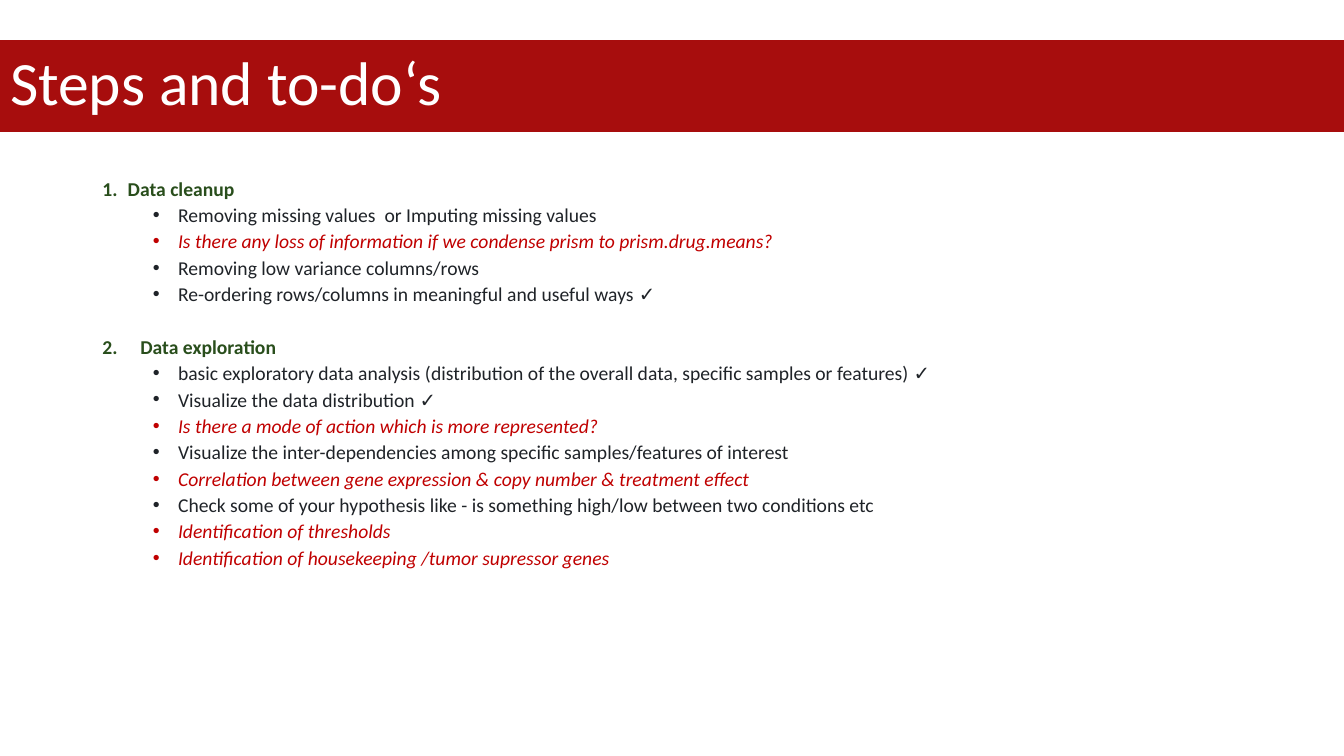
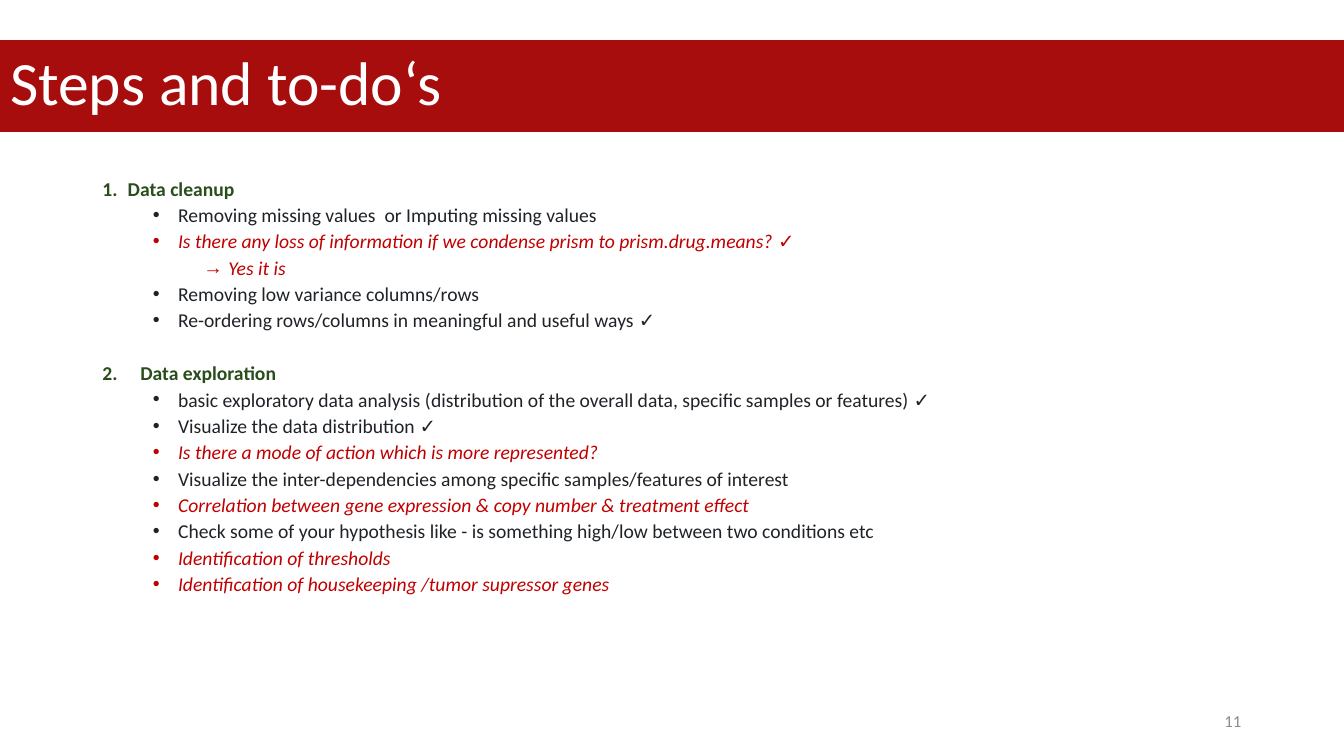
Before and after one commit to datascience-mobi-2023/topic05_team02, a slide deck: slide 11 of project proposal.pptx (slide 3 before the commit). Drawn at 1344x756 pixels with LibreOffice and Linux fonts; fonts in the diff are those of the drawing. Boxes give left, top, right and bottom in pixels: in the first picture for what was removed or moved away, otherwise in the second. Text is boxed around its words. In the diff, an @@ line names an element or a change of style, - is before the commit and + after.

```diff
--- a/project proposal.pptx
+++ b/project proposal.pptx
@@ text at box(178, 234, 772, 275): text changed @@
-  • Is there any loss of information if we condense prism to prism.drug.means?
+  • Is there any loss of information if we condense prism to prism.drug.means? ✓
+    → Yes it is
@@ page number added at box(1224, 716, 1241, 727), 12 pt, text #8C8C8C @@
+11
```
Also in this commit, not shown: 9 other slides changed, 6 slides added, 5 slides removed.
